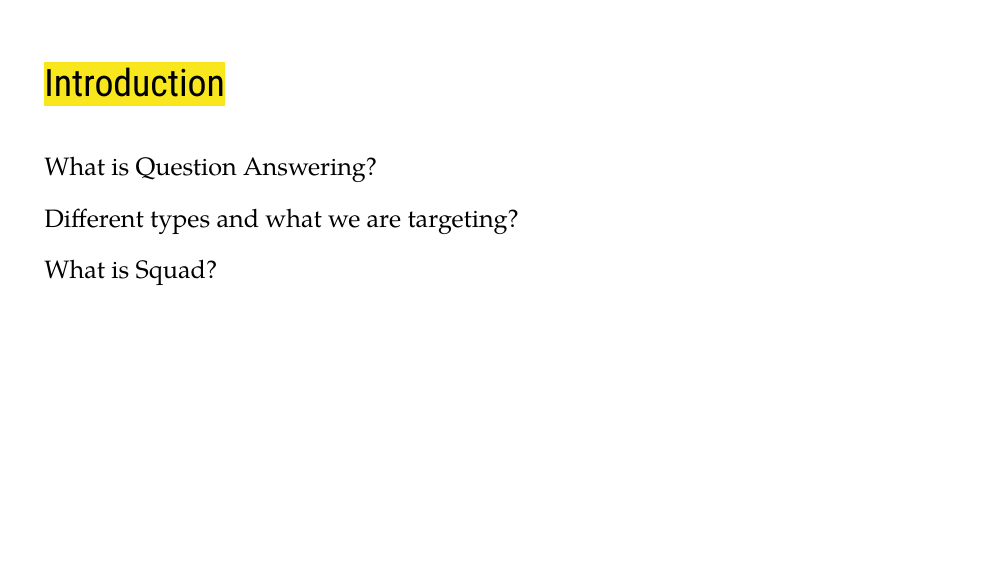
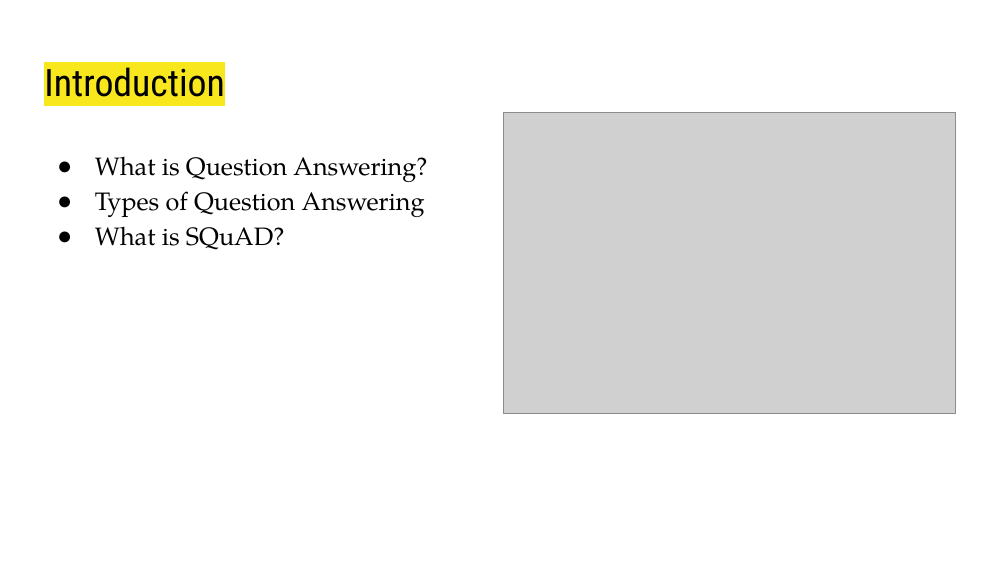
Before and after one commit to g-gagan/Advanced_NLP_Project, a slide deck: slide 2 of CS769 Presentation.pptx. Drawn at 1008x567 pixels with LibreOffice and Linux fonts; fonts in the diff are those of the drawing; grey boxes stand for pictures. Boxes give left, top, right and bottom in pixels: in the first picture for what was removed or moved away, otherwise in the second. Text is boxed around its words. In the diff, an @@ line names an element or a change of style, - is before the commit and + after.

```diff
--- a/CS769 Presentation.pptx
+++ b/CS769 Presentation.pptx
@@ picture added at (x1=504, y1=112, x2=956, y2=413) @@
@@ text at (x1=95, y1=156, x2=427, y2=182): bullet none to ● @@
@@ text at (x1=95, y1=191, x2=425, y2=250): text changed @@
-Different types and what we are targeting?
-What is Squad?
+● Types of Question Answering
+● What is SQuAD?
```
Also in this commit, not shown: 2 other slides changed, 3 slides added.
